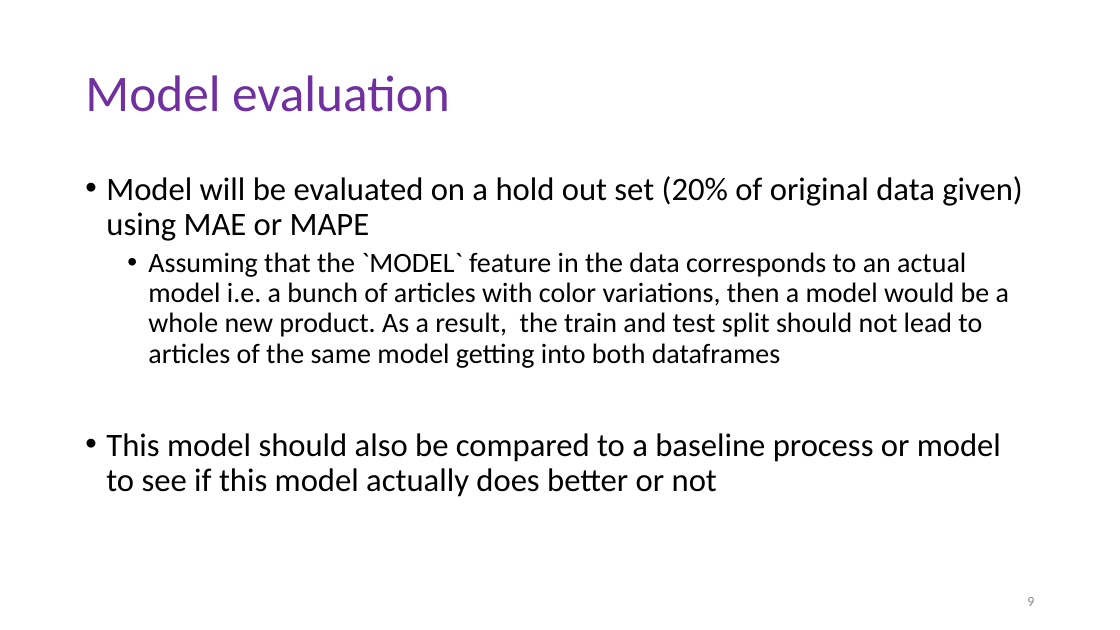
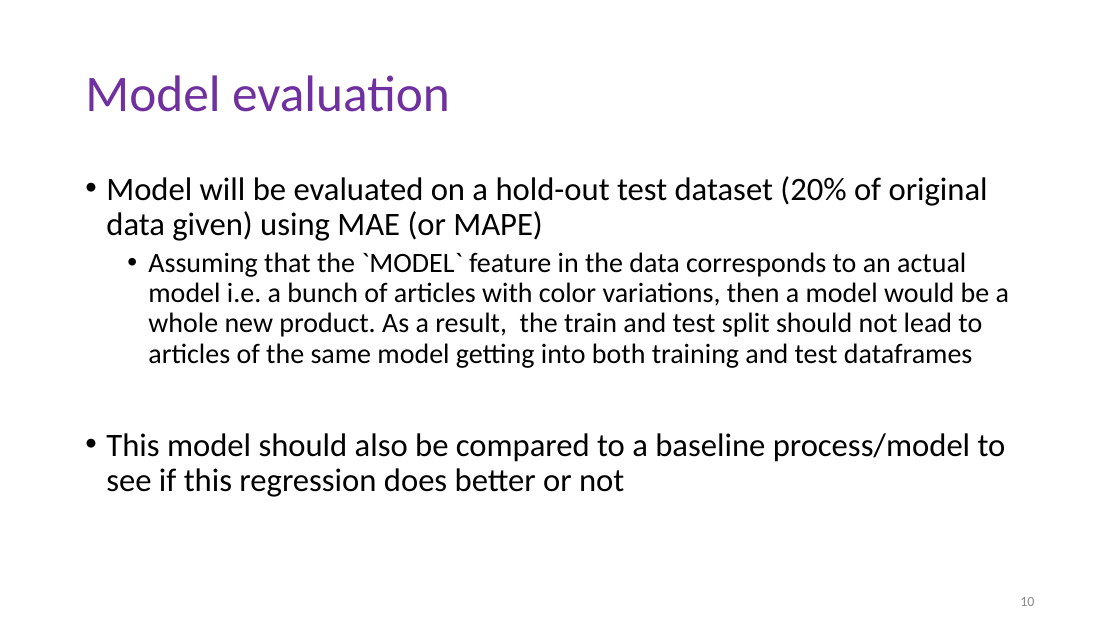
Before and after one commit to garima26/thebrand, a slide deck: slide 10 of The Brand.pptx (slide 9 before the commit). Drawn at 1120x630 pixels with LibreOffice and Linux fonts; fonts in the diff are those of the drawing. Boxes give left, top, right and bottom in pixels: in the first picture for what was removed or moved away, otherwise in the second. Text is boxed around its words. In the diff, an @@ line names an element or a change of style, - is before the commit and + after.

Commit message:
Update slides

```diff
--- a/The Brand.pptx
+++ b/The Brand.pptx
@@ text at (106,176,1009,497): text changed @@
-• Model will be evaluated on a hold out set (20% of original data given) using MAE or MAPE
-  • Assuming that the `MODEL` feature in the data corresponds to an actual model i.e. a bunch of articles with color variations, then a model would be a whole new product. As a result, the train and test split should not lead to articles of the same model getting into both dataframes
-• This model should also be compared to a baseline process or model to see if this model actually does better or not
+• Model will be evaluated on a hold-out test dataset (20% of original data given) using MAE (or MAPE)
+  • Assuming that the `MODEL` feature in the data corresponds to an actual model i.e. a bunch of articles with color variations, then a model would be a whole new product. As a result, the train and test split should not lead to articles of the same model getting into both training and test dataframes
+• This model should also be compared to a baseline process/model to see if this regression does better or not
@@ page number at (1020,597,1034,606): text changed @@
-9
+10
```
Also in this commit, not shown: 11 other slides changed, 3 slides added, 1 other file.
